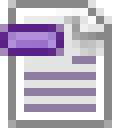
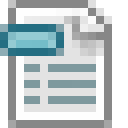
Revision of a layered 128px x 128px image; what changed, layer by layer:
added group "Playlist" with 1 layers in group "Paper" over [24, 64, 96, 104]
added layer "Layer 9" (1st of 3, in "Paper" › "Playlist") (50%) in group "Playlist" over [24, 64, 96, 104]
hid group "Subtitle" (1 layers) over [24, 24, 96, 112]
